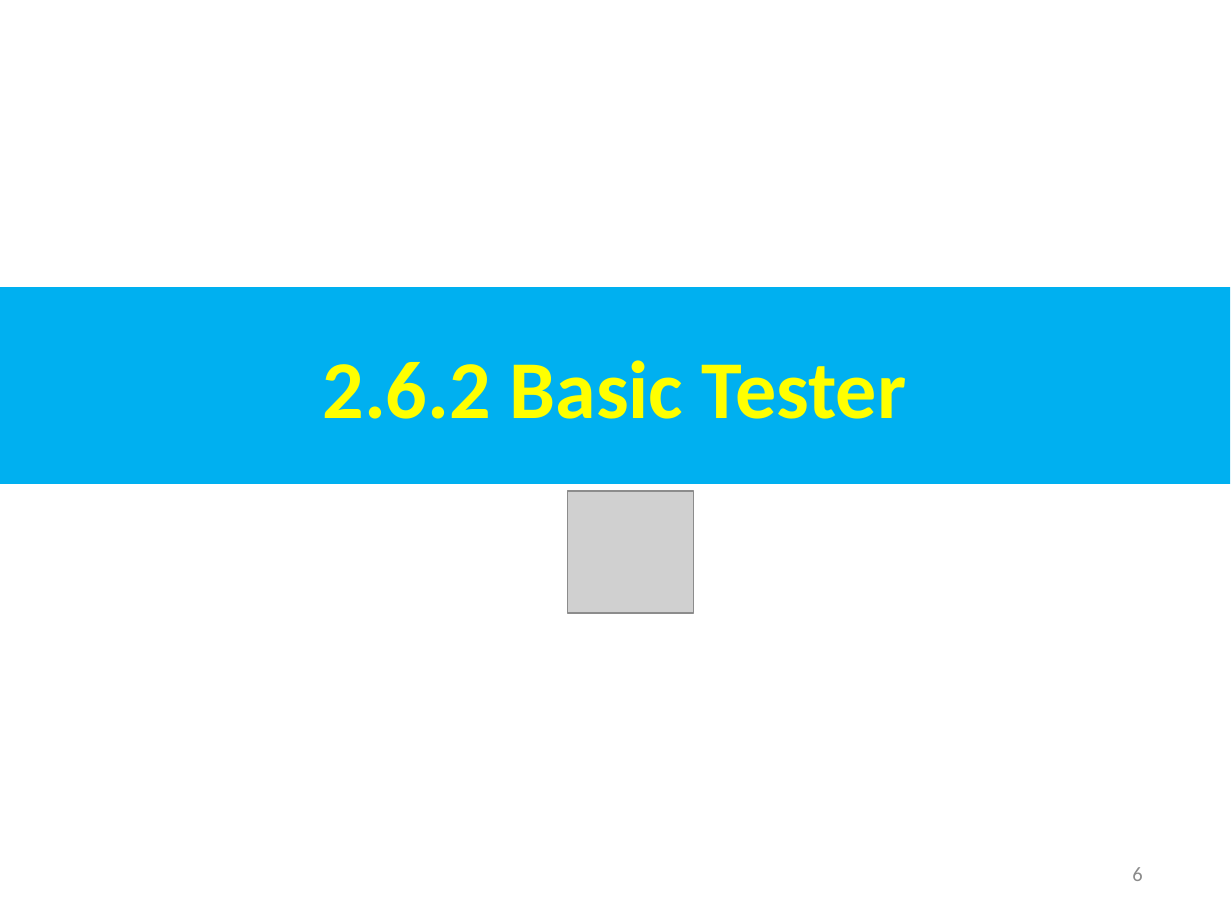
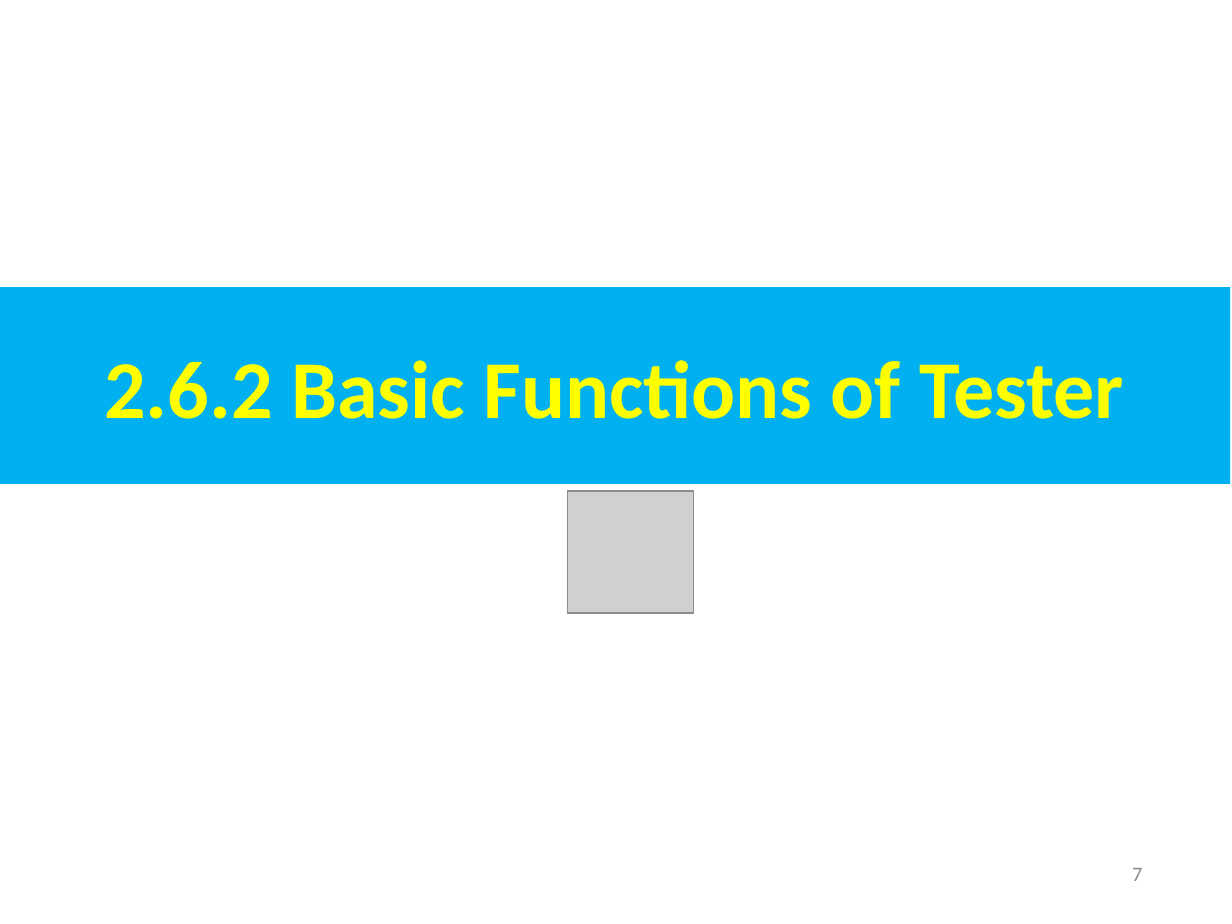
Before and after one commit to peterhchen/AIU_CS800_Chisel, a slide deck: slide 7 of 300_UCB_BC/002.6_Test/000_Video/002.6_Test.ppt (slide 6 before the commit). Drawn at 1232x924 pixels with LibreOffice and Linux fonts; fonts in the diff are those of the drawing; grey boxes stand for pictures. Boxes give left, top, right and bottom in pixels: in the first picture for what was removed or moved away, otherwise in the second. Text is boxed around its words. In the diff, an @@ line names an element or a change of style, - is before the commit and + after.

```diff
--- a/300_UCB_BC/002.6_Test/000_Video/002.6_Test.ppt
+++ b/300_UCB_BC/002.6_Test/000_Video/002.6_Test.ppt
@@ text in rectangle at <box>104,360,1124,419</box>: text changed @@
-2.6.2 Basic Tester
+2.6.2 Basic Functions of Tester
@@ page number at <box>1132,868,1142,881</box>: text changed @@
-6
+7
```
Also in this commit, not shown: 9 other slides changed, 9 slides added.
